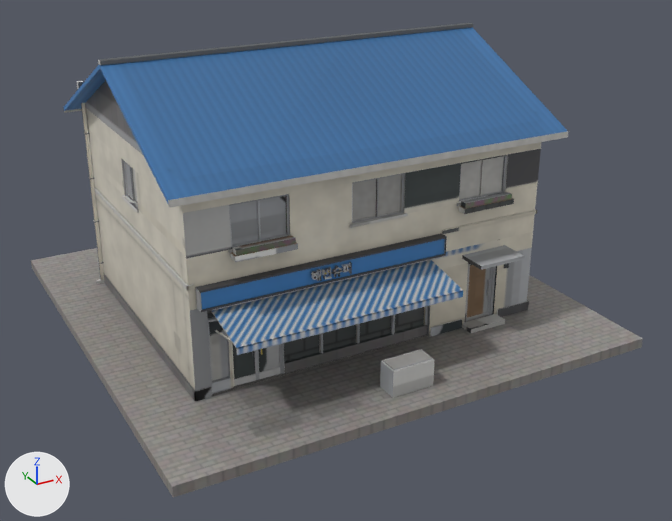
The FBX model cs2_ilsan/CS2Assets/IlsanBlueRoof01/IlsanBlueRoof01_LOD1.fbx, before and after one commit.
The view is the same before and after, from a 50 mm camera at (-13.5, -26.44, 14.4) aimed at (0.28, -1.38, 1.87). Arrows for +X, +Y and +Z are at lower left; the lights stay in place. The picture after the commit comes second. Where no turn or scale is listed for an object, it has been applied to the vertices.

Names of what the first picture shows: 'IlsanBlueRoof01_LOD1'.
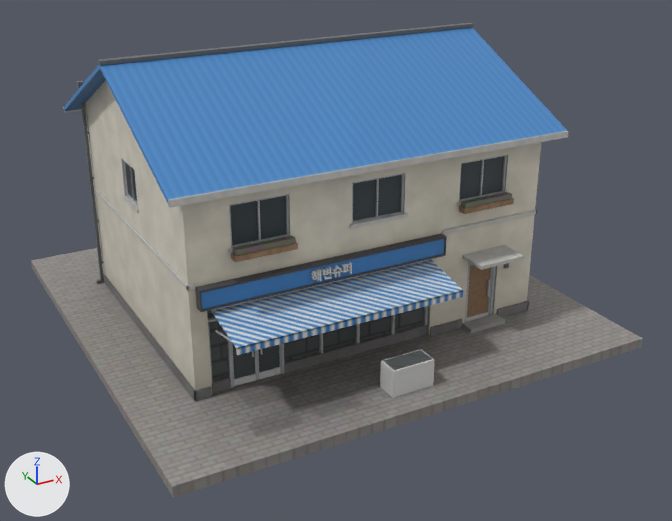
Boxes [x1, y1, x2, y2] around the edits, measured in the pictures (672 x 521 px):
```json
{"part": 1, "of": "me_ilsanblueroof01_lod1", "change": "reshaped", "before": [312, 264, 352, 281], "after": [311, 262, 352, 281]}
{"part": 2, "of": "me_ilsanblueroof01_lod1", "change": "surface changed", "before": [63, 23, 567, 401], "after": [63, 23, 567, 401]}
```

Scene script edits in JSON lines:
```json
{"block": "me_ilsanblueroof01_lod1", "where": "# used by ob_ilsanblueroof01_lod1; location = (0.0, 0.0, 0.0)"}
{"op": "remove", "block": "me_ilsanblueroof01_lod1", "code": "me_ilsanblueroof01_lod1.from_pydata(...)  # 2005 vertices, 3172 faces; spans x -7.9..7.9, y -7.9..7.9, z -0.3..8.9"}
{"op": "add", "block": "me_ilsanblueroof01_lod1", "code": "me_ilsanblueroof01_lod1.from_pydata(...)  # 2185 vertices, 3440 faces; spans x -7.9..7.9, y -7.9..7.9, z -0.3..8.9"}
{"block": "me_ilsanblueroof01_lod1", "change": "me_ilsanblueroof01_lod1 part 1: 34 vertices moved within x -2.4..-1.1, y -4.8..-4.7, z 3.1..3.3; 180 vertices added at x -2.4..-1.1, y -4.8..-4.7, z 3.1..3.4"}
{"block": "me_ilsanblueroof01_lod1", "change": "me_ilsanblueroof01_lod1 part 2: 2521 kept faces spanning x -7.9..7.9, y -7.9..7.9, z -0.3..8.9 get new texture (UV) coordinates"}
```
